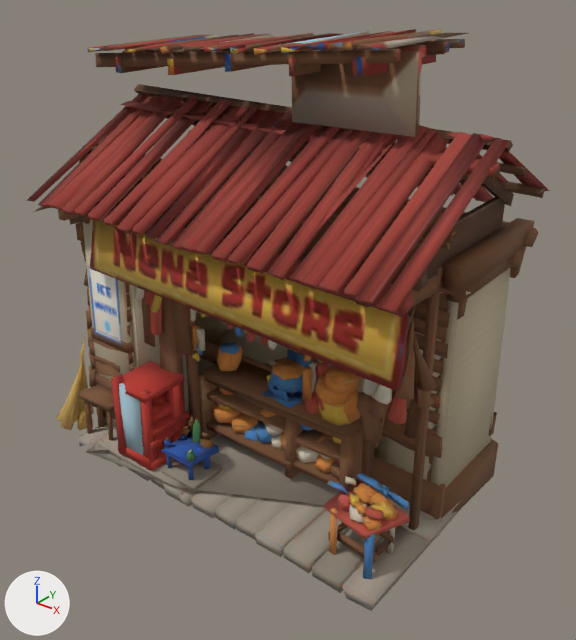
Two versions of the glTF model assets/models/props/nena_store.glb, one commit apart.
One viewpoint serves both versions: a 50 mm camera at (1.03, -1.244, 1.154) aimed at (0.052, -0.022, 0.396). Arrows for +X, +Y and +Z are at lower left; the lights stay in place. The older version comes first. Vertices at exactly the same position are counted once.

The older version as bpy lines, for what is in view:
```python
me_mesh_0_001 = bpy.data.meshes.new('Mesh_0.001')
me_mesh_0_001.from_pydata(...)  # 3805 vertices, 5995 faces; spans x -0.5..0.5, y -0.336..0.336, z 0.0..0.998
me_mesh_0_001.materials.append(mat_propmat)  # picture img_prop_base_color
ob_mesh0 = bpy.data.objects.new('Mesh0', me_mesh_0_001)
ob_mesh0.location = (0.0, 0.0, 0.0)
```
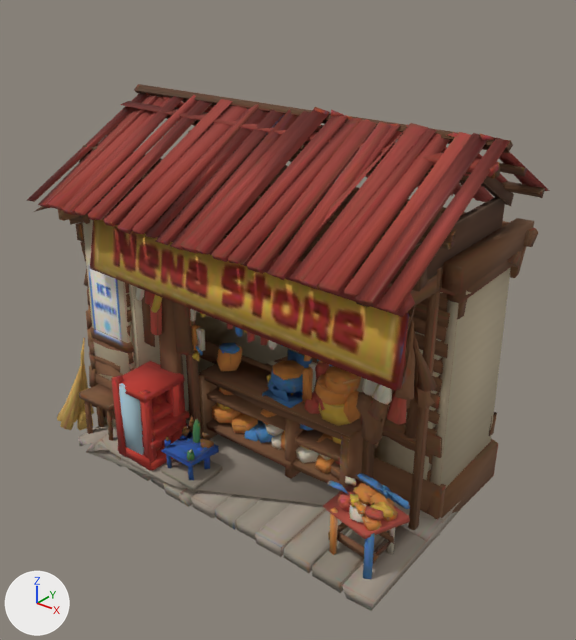
What differs and where, as boxes [x1, y1, x2, y2] in the pictures (576 x 640 px):
```json
{"object": "Mesh0", "change": "reshaped", "before": [27, 29, 550, 611], "after": [27, 84, 550, 611], "on screen": "9% shorter"}
{"part": 1, "of": "me_mesh_0_001", "change": "deleted", "before": [87, 29, 468, 137], "on screen": "brown"}
```

Edits to the scene script, one JSON object a line:
```json
{"block": "me_mesh_0_001", "where": "# used by ob_mesh0; location = (0.0, 0.0, 0.0)"}
{"op": "remove", "block": "me_mesh_0_001", "code": "me_mesh_0_001.from_pydata(...)  # 3805 vertices, 5995 faces; spans x -0.5..0.5, y -0.336..0.336, z 0.0..0.998"}
{"op": "add", "block": "me_mesh_0_001", "code": "me_mesh_0_001.from_pydata(...)  # 3621 vertices, 5720 faces; spans x -0.5..0.5, y -0.336..0.336, z 0.0..0.855"}
{"block": "me_mesh_0_001", "change": "me_mesh_0_001 part 1: 24 loose pieces with 184 vertices, spanning x -0.396..0.353, y -0.152..0.147, z 0.832..0.998, are deleted"}
```
